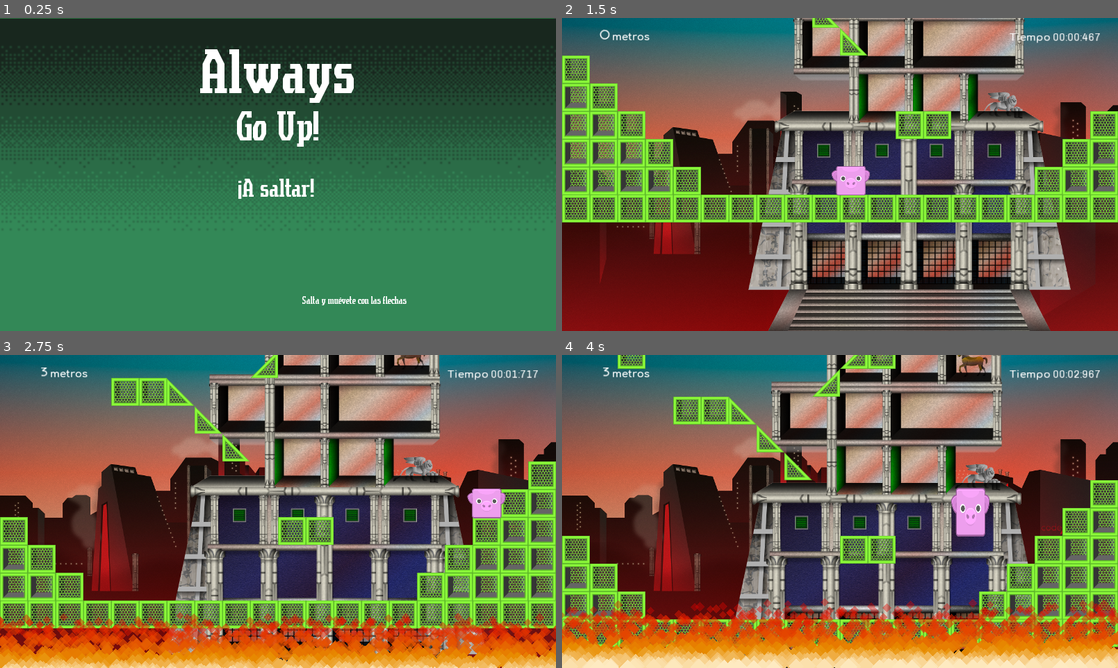
Above: before the commit, frames 1-4 (two rows, left to right).
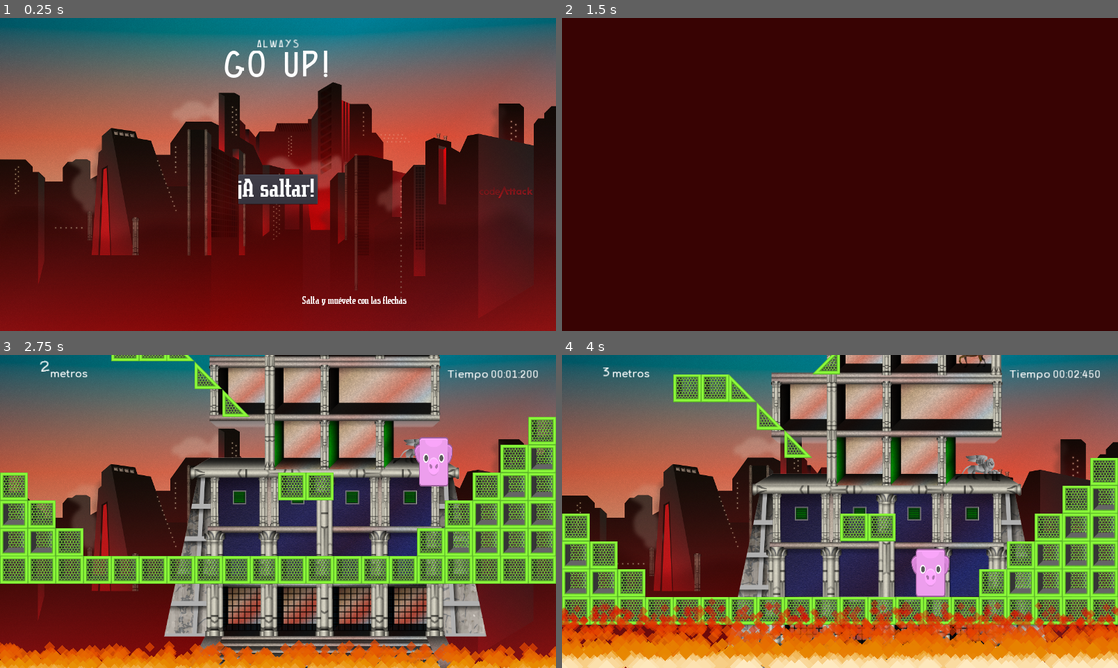
Above: after the commit, the same moments.

Repository: codeattack-medialab/AlwaysGoUp
Game: Godot game, scene res://Start.tscn
Same seed, same stepped clock (60 frames per second), same inputs: the game is played once before the commit and once after it.
Inputs:
- Up to frame 1 (0.25 s): no input
- Up to frame 2 (1.5 s): click "¡A saltar!" at 0.5 s; tap Enter (start) at 1.25, 1.35 s; hold Right (move_right) from 1.28 s (still down)
- Up to frame 3 (2.75 s): keep holding Right (move_right); tap Up (jump) at 1.52, 1.55, 1.82, 2.1, 2.27, 2.57 s; tap Enter (start) at 2.3 s
- Up to frame 4 (4 s): release Right (move_right) at 2.78 s; hold Left (move_left) 2.78-3.53 s; tap Enter (start) at 2.85, 3.6 s; tap Up (jump) at 3.05, 3.77 s; hold Right (move_right) from 3.53 s (still down)

The runs differ from the first frame. In frame 1, 99% of the frame differs, in the area x 0-100%, y 0-100%; in frame 2, 93%; in frame 3, 62%; in frame 4, 43%.

Commit message:
New start screen and music
- Merged new start screen (Rubén).
- Added music for start screen (Gonzalo).
- Adjusted a few things on the start screen and music script.

Diff:
--- a/Button.gd
+++ /dev/null
@@ -1,8 +0,0 @@
-extends Button
-
-# class member variables go here, for example:
-# var a = 2
-# var b = "textvar"
-func _on_Button_pressed():
-	pass
-	get_node("AnimationPlayer").play("transicion")
--- a/Music.gd
+++ b/Music.gd
@@ -1,10 +1,10 @@
 extends AudioStreamPlayer
 
-func fade_in():
-	$Tween.interpolate_property(self, "volume_db", volume_db, 0, 2, Tween.TRANS_SINE, Tween.EASE_OUT, 0)
+func fade_in(seconds):
+	$Tween.interpolate_property(self, "volume_db", volume_db, 0, seconds, Tween.TRANS_SINE, Tween.EASE_OUT, 0)
 	$Tween.start()
 
-func fade_out():
+func fade_out(seconds):
 	$Tween.stop_all()
-	$Tween.interpolate_property(self, "volume_db", volume_db, -50, 4, Tween.TRANS_SINE, Tween.EASE_IN, 0)
+	$Tween.interpolate_property(self, "volume_db", volume_db, -50, seconds, Tween.TRANS_SINE, Tween.EASE_IN, 0)
 	$Tween.start()
--- a/Start.tscn
+++ b/Start.tscn
@@ -1,9 +1,12 @@
-[gd_scene load_steps=13 format=2]
+[gd_scene load_steps=14 format=2]
 
 [ext_resource path="res://pantalla principal.gd" type="Script" id=1]
-[ext_resource path="res://Background/skill-desc_0003_bg.png" type="Texture" id=2]
+[ext_resource path="res://Background/city_bg_002.png" type="Texture" id=2]
 [ext_resource path="res://Font/Start font/expection.ttf" type="DynamicFontData" id=3]
-[ext_resource path="res://Button.gd" type="Script" id=4]
+[ext_resource path="res://UI/Fonts/Serreria-Extravagante.DynamicFont.tres" type="DynamicFont" id=4]
+[ext_resource path="res://UI/Fonts/font-serreria/Serreria-Extravagante.otf" type="DynamicFontData" id=5]
+[ext_resource path="res://Sounds/start_music.ogg" type="AudioStream" id=6]
+[ext_resource path="res://Music.gd" type="Script" id=7]
 
 [sub_resource type="DynamicFont" id=1]
 
@@ -42,55 +45,22 @@
 "update": 1,
 "values": [ 3 ]
 }
-tracks/2/type = "method"
-tracks/2/path = NodePath("../..")
-tracks/2/interp = 1
-tracks/2/loop_wrap = true
-tracks/2/imported = false
-tracks/2/enabled = true
-tracks/2/keys = {
-"times": PoolRealArray( 0.5 ),
-"transitions": PoolRealArray( 1 ),
-"values": [ {
-"args": [  ],
-"method": "_to_game"
-} ]
-}
-
-[sub_resource type="DynamicFontData" id=3]
-
-hinting = 0
-font_path = "res://Font/Start font/expection.ttf"
-_sections_unfolded = [ "Resource" ]
-
-[sub_resource type="DynamicFont" id=4]
-
-size = 180
-use_mipmaps = true
-use_filter = false
-font_data = SubResource( 3 )
-_sections_unfolded = [ "Extra Spacing", "Font", "Font/fallback", "Resource", "Settings" ]
-
-[sub_resource type="DynamicFont" id=5]
-
-size = 120
-use_mipmaps = false
-use_filter = false
-font_data = ExtResource( 3 )
-_sections_unfolded = [ "Extra Spacing", "Font", "Resource", "Settings" ]
-
-[sub_resource type="DynamicFont" id=6]
+
+[sub_resource type="DynamicFont" id=3]
 
 size = 75
 use_mipmaps = false
 use_filter = false
-font_data = SubResource( 3 )
-_sections_unfolded = [ "Font", "Font/fallback", "Resource", "Settings" ]
-
-[sub_resource type="ShortCut" id=7]
-
-
-[sub_resource type="DynamicFont" id=8]
+font_data = ExtResource( 5 )
+_sections_unfolded = [ "Font", "Settings" ]
+
+[sub_resource type="Theme" id=4]
+
+
+[sub_resource type="ShortCut" id=5]
+
+
+[sub_resource type="DynamicFont" id=6]
 
 size = 75
 use_mipmaps = false
@@ -98,13 +68,13 @@
 font_data = ExtResource( 3 )
 _sections_unfolded = [ "Font", "Resource", "Settings" ]
 
-[node name="pantalla principal" type="Node"]
+[node name="pantalla principal" type="Node" index="0"]
 
 script = ExtResource( 1 )
 _sections_unfolded = [ "Pause" ]
 __meta__ = {
-"_edit_horizontal_guides_": [ 390.629, -198.54, -196.324, 242.591 ],
-"_edit_vertical_guides_": [ -17.9445, -96.199, -80.2769, -147.946 ]
+"_edit_horizontal_guides_": [  ],
+"_edit_vertical_guides_": [  ]
 }
 
 [node name="CanvasLayer" type="CanvasLayer" parent="." index="0"]
@@ -118,9 +88,8 @@
 [node name="Sprite" type="Sprite" parent="CanvasLayer" index="0"]
 
 position = Vector2( 640.424, 362.415 )
-scale = Vector2( 4.71898, 4.51164 )
 texture = ExtResource( 2 )
-_sections_unfolded = [ "Animation", "Material", "Region" ]
+_sections_unfolded = [ "Animation", "Material", "Offset", "Region", "Transform" ]
 
 [node name="Instrucciones" type="Label" parent="." index="1"]
 
@@ -160,7 +129,7 @@
 anchor_right = 1.0
 anchor_bottom = 1.0
 margin_left = -5.0
-margin_right = -5.0
+margin_right = 4.0
 rect_pivot_offset = Vector2( 0, 0 )
 rect_clip_content = false
 mouse_filter = 0
@@ -182,14 +151,14 @@
 
 [node name="Titulo" type="VBoxContainer" parent="." index="3"]
 
-anchor_left = 0.0
-anchor_top = 0.0
-anchor_right = 1.0
-anchor_bottom = 0.0
-margin_left = 200.0
-margin_top = 50.0
-margin_right = -200.0
-margin_bottom = 321.0
+anchor_left = 0.5
+anchor_top = 0.5
+anchor_right = 0.5
+anchor_bottom = 0.5
+margin_left = -440.0
+margin_top = -310.0
+margin_right = 440.0
+margin_bottom = -39.0
 rect_pivot_offset = Vector2( 0, 0 )
 rect_clip_content = false
 mouse_filter = 1
@@ -206,14 +175,14 @@
 anchor_right = 0.0
 anchor_bottom = 0.0
 margin_right = 880.0
-margin_bottom = 147.0
+margin_bottom = 26.0
 rect_pivot_offset = Vector2( 0, 0 )
 rect_clip_content = false
 mouse_filter = 2
 mouse_default_cursor_shape = 0
 size_flags_horizontal = 1
 size_flags_vertical = 0
-custom_fonts/font = SubResource( 4 )
+custom_fonts/font = ExtResource( 4 )
 text = "Always"
 align = 1
 percent_visible = 1.0
@@ -227,7 +196,7 @@
 anchor_top = 0.0
 anchor_right = 0.0
 anchor_bottom = 0.0
-margin_top = 151.0
+margin_top = 30.0
 margin_right = 880.0
 margin_bottom = 271.0
 rect_pivot_offset = Vector2( 0, 0 )
@@ -236,7 +205,7 @@
 mouse_default_cursor_shape = 0
 size_flags_horizontal = 1
 size_flags_vertical = 3
-custom_fonts/font = SubResource( 5 )
+custom_fonts/font = SubResource( 3 )
 text = "Go Up!"
 align = 1
 percent_visible = 1.0
@@ -244,7 +213,7 @@
 max_lines_visible = -1
 _sections_unfolded = [ "Size Flags", "custom_fonts" ]
 
-[node name="HBoxContainer2" type="Container" parent="." index="4"]
+[node name="Container" type="Container" parent="." index="4"]
 
 anchor_left = 0.0
 anchor_top = 0.5
@@ -257,9 +226,9 @@
 mouse_default_cursor_shape = 0
 size_flags_horizontal = 1
 size_flags_vertical = 1
-_sections_unfolded = [ "Anchor", "Grow Direction", "Margin", "Rect" ]
-
-[node name="Map1" type="Button" parent="HBoxContainer2" index="0"]
+_sections_unfolded = [ "Anchor", "Grow Direction", "Margin", "Rect", "Size Flags" ]
+
+[node name="Map1" type="Button" parent="Container" index="0"]
 
 light_mask = 0
 anchor_left = 0.5
@@ -277,19 +246,17 @@
 mouse_default_cursor_shape = 0
 size_flags_horizontal = 1
 size_flags_vertical = 1
-custom_fonts/font = SubResource( 6 )
-custom_colors/font_color_disabled = Color( 1, 1, 1, 1 )
+theme = SubResource( 4 )
 toggle_mode = false
 action_mode = 0
 enabled_focus_mode = 2
-shortcut = SubResource( 7 )
+shortcut = SubResource( 5 )
 group = null
-flat = true
+flat = false
 align = 0
-script = ExtResource( 4 )
-_sections_unfolded = [ "Material", "Rect", "Visibility", "custom_colors", "custom_fonts" ]
-
-[node name="Label" type="Label" parent="HBoxContainer2/Map1" index="0"]
+_sections_unfolded = [ "Anchor", "Material", "Theme", "Visibility", "custom_styles" ]
+
+[node name="Label" type="Label" parent="Container/Map1" index="0"]
 
 anchor_left = 0.0
 anchor_top = 0.0
@@ -301,11 +268,32 @@
 mouse_default_cursor_shape = 0
 size_flags_horizontal = 1
 size_flags_vertical = 4
-custom_fonts/font = SubResource( 8 )
+custom_fonts/font = SubResource( 6 )
 text = "¡A saltar!"
 percent_visible = 1.0
 lines_skipped = 0
 max_lines_visible = -1
 _sections_unfolded = [ "Anchor", "Hint", "Margin", "Mouse", "custom_colors", "custom_fonts", "custom_styles" ]
 
-[connection signal="pressed" from="HBoxContainer2/Map1" to="." method="_on_Map1_pressed"]
+[node name="Music" type="AudioStreamPlayer" parent="." index="5"]
+
+stream = ExtResource( 6 )
+volume_db = 0.0
+pitch_scale = 1.0
+autoplay = true
+mix_target = 0
+bus = "Master"
+script = ExtResource( 7 )
+
+[node name="Tween" type="Tween" parent="Music" index="0"]
+
+repeat = false
+playback_process_mode = 1
+playback_speed = 1.0
+playback/active = false
+playback/repeat = false
+playback/speed = 1.0
+
+[connection signal="animation_finished" from="CanvasLayer2/ColorRect/AnimationPlayer" to="." method="_on_animation_finished"]
+
+[connection signal="pressed" from="Container/Map1" to="." method="_on_Map1_pressed"]
--- a/game.gd
+++ b/game.gd
@@ -11,7 +11,7 @@
 	start_point = $Character.position.y
 	$Fire.position.y = fire_position
 	$HUD.update_height(0)
-	$Music.fade_in()
+	$Music.fade_in(1)
 
 func _process(delta):
 	if map_end:
@@ -30,7 +30,7 @@
 	if $Character.dead:
 		if not character_dead:
 			$HUD.record_time(best_height)
-			$Music.fade_out()
+			$Music.fade_out(4)
 			character_dead = true
 	else:
 		var new_height = int((start_point - $Character.position.y) / 64)
--- a/pantalla principal.gd
+++ b/pantalla principal.gd
@@ -1,12 +1,15 @@
 extends Node
 
-# class member variables go here, for example:
-# var a = 2
-# var b = "textvar"
+func _on_Map1_pressed():
+	start_game()
 
-signal game_start
+func start_game():
+	$CanvasLayer2/ColorRect/AnimationPlayer.play("transicion")
+	$Music.fade_out(1)
 
-func _on_Map1_pressed():
-	get_node("CanvasLayer2/ColorRect/AnimationPlayer").play("transicion")
-func _to_game():
+func _on_animation_finished(anim_name):
 	Global.go_to_scene("res://Game.tscn")
+
+func _process(delta):
+	if Input.is_action_just_pressed("start"):
+		start_game()
Not shown, added: Sounds/start_music.ogg.import
Not shown, added: Sounds/start_music.ogg
